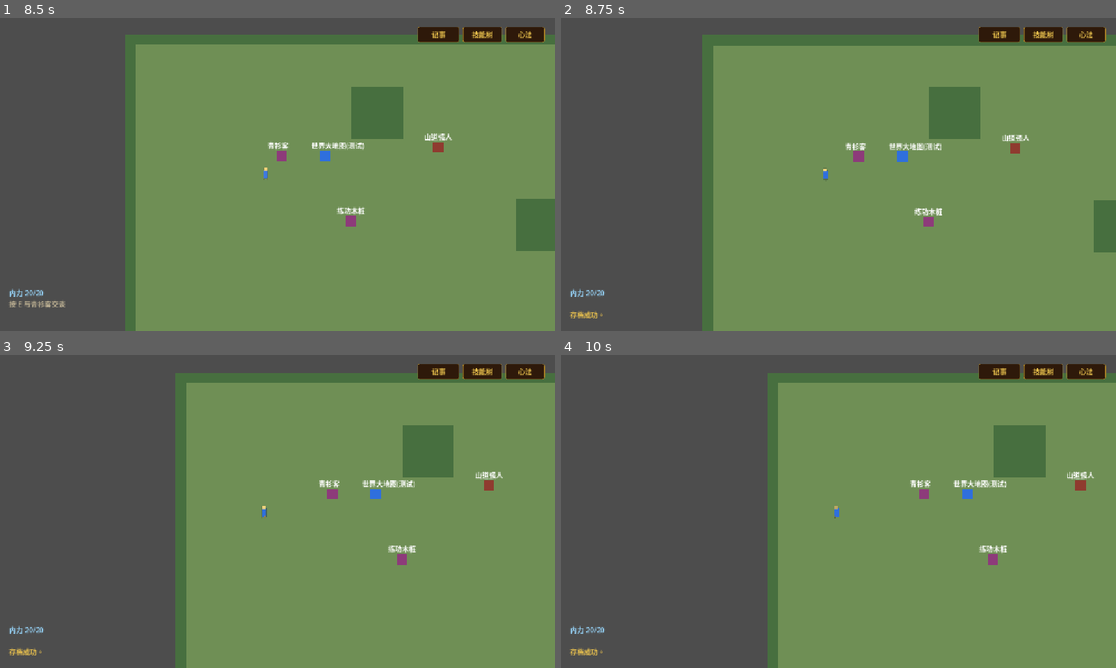
Above: before the commit, frames 1-4 (two rows, left to right).
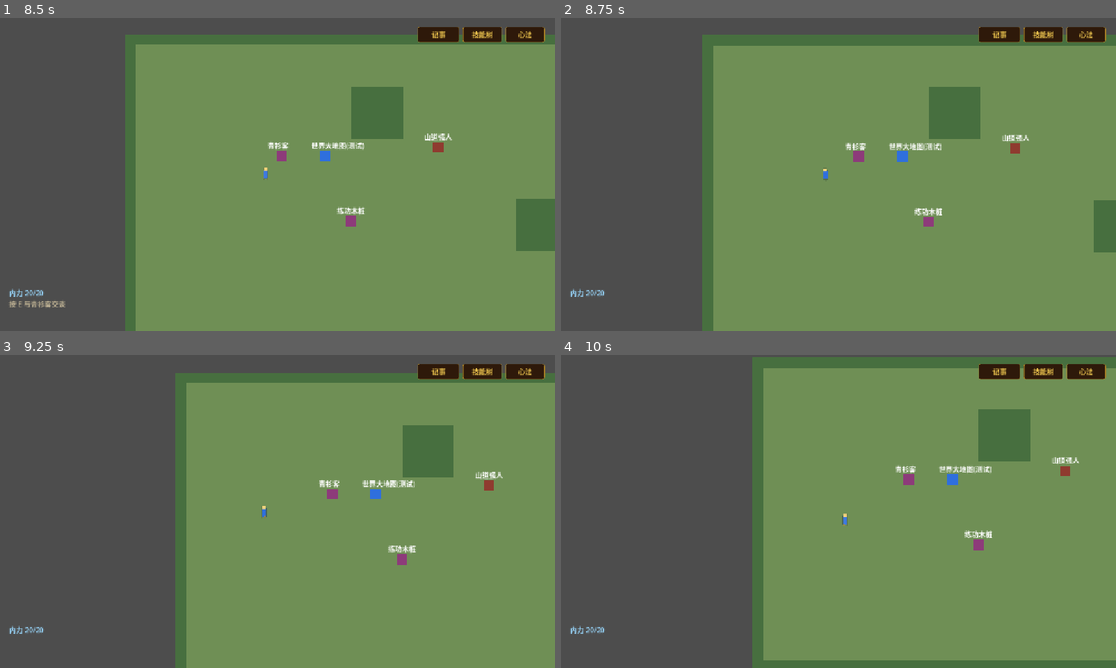
Above: after the commit, the same moments.

Repository: zhangyebo1991/liangyusheng-qunxiazhuan
Game: Godot game, scene res://scenes/boot.tscn
Two runs of this game, one before a commit and one after it. Both use one fixed random seed, a clock stepped at 60 frames per second and the inputs below.
Inputs (mouse positions are in pixels of both pictures, inside the frame that each line leads up to):
- Up to frame 1 (8.5 s): click "开始新游戏" at 0.5 s; click "记事" at 1.25 s; click "技能树" at 2 s; click "心法" at 2.75 s; click "关闭" at 3.5 s; tap Enter (confirm) at 4.25, 5.75 s; move the mouse to (405, 155) at 4.27 s; hold D (move_right) 4.28-5 s; hold E (interact) 4.28-5 s; click (405, 155) at 4.42 s; tap Space at 4.52, 6.02, 7.52, 8.27 s; tap J (journal) at 4.55, 5.85, 6.8 s; click "关闭" at 5 s; move the mouse to (316, 155) at 5.77 s; hold S (move_down) 5.78-6.53 s; click (316, 155) at 5.92 s; tap E (interact) at 6.05, 7.35 s; move the mouse to (382, 187) at 6.52 s; hold D (move_right) 6.53-7.28 s; hold Enter (confirm) 6.53-7.28 s; click (382, 187) at 6.67 s; move the mouse to (432, 96) at 7.27 s; hold W (move_up) 7.28-8.03 s; click (432, 96) at 7.42 s; move the mouse to (444, 221) at 8.02 s; hold A (move_left) from 8.03 s (still down); hold J (journal) from 8.03 s (still down); click (444, 221) at 8.17 s
- Up to frame 2 (8.75 s): keep holding A (move_left); keep holding J (journal); tap Escape (cancel) at 8.65 s
- Up to frame 3 (9.25 s): keep holding A (move_left); move the mouse to (111, 464) at 8.77 s; release J (journal) at 8.78 s; tap Tab at 8.85 s; click (111, 464) at 8.92 s; tap Space at 9.02 s; tap E (interact) at 9.05 s
- Up to frame 4 (10 s): tap M (map, bound only after the commit) at 9.4 s; release A (move_left) at 9.5 s; click (827, 502) at 9.5 s, where only the run after the commit has a clickable "长安"

Frame 1 is identical in both runs. In frame 2, less than 0.1% of the frame differs, in the area x 1-8%, y 93-96%; in frame 3, less than 0.1%; in frame 4, 13%, in the area x 1-100%, y 0-100%.

Commit message:
feat: 实现全屏水墨风大地图及自动寻路功能
1. 新增全屏江湖原画大地图，支持动态缩放和精准坐标对齐。
2. 实现基于 AStar2D 的大地图网格寻路系统，支持点击移动。
3. 增强角色控制器，支持自动移动及 WASD 无缝打断逻辑。
4. 优化 UI 视觉效果：增加水墨晕染反馈、呼吸灯主角标记及艺术标题。
5. 调整快捷键：按 M 开关大地图，Esc 关闭 UI，Ctrl+S 保存存档。

Diff:
--- a/project.godot
+++ b/project.godot
@@ -61,3 +61,11 @@
 "deadzone": 0.5,
 "events": [Object(InputEventKey,"resource_local_to_scene":false,"resource_name":"","device":-1,"window_id":0,"alt_press …(191 unchanged characters)…
 }
+map={
+"deadzone": 0.5,
+"events": [Object(InputEventKey,"resource_local_to_scene":false,"resource_name":"","device":-1,"window_id":0,"alt_pressed":false,"shift_pressed":false,"ctrl_pressed":false,"meta_pressed":false,"pressed":false,"keycode":77,"physical_keycode":0,"key_label":0,"unicode":0,"location":0,"echo":false,"script":null)]
+}
+save={
+"deadzone": 0.5,
+"events": [Object(InputEventKey,"resource_local_to_scene":false,"resource_name":"","device":-1,"window_id":0,"alt_pressed":false,"shift_pressed":false,"ctrl_pressed":false,"meta_pressed":false,"pressed":false,"keycode":83,"physical_keycode":0,"key_label":0,"unicode":0,"location":0,"echo":false,"script":null,"ctrl_pressed":true)]
+}
--- a/scripts/scenes/map_screen_base.gd
+++ b/scripts/scenes/map_screen_base.gd
@@ -37,6 +37,7 @@
 var fallback_spawn: Vector2 = Vector2(160, 320)
 var background_color: Color = Color("#6f8f55")
 var obstacle_color: Color = Color("#476f3f")
+var world_map_ui = null
 
 func configure_map(next_map_id: String, next_fallback_spawn: Vector2, next_background_color: Color, next_obstacle_color: Color) -> void:
 	map_id = next_map_id
@@ -58,6 +59,22 @@
 	_update_nearest_interactable()
 
 func _unhandled_input(event: InputEvent) -> void:
+	if event.is_action_pressed("map"):
+		_toggle_world_map()
+		return
+	if event.is_action_pressed("cancel"):
+		if world_map_ui != null:
+			_close_world_map()
+			return
+		if journal_is_open:
+			_close_journal()
+			return
+		return
+	if event.is_action_pressed("save"):
+		var game_state = _get_game_state()
+		var success = game_state != null and game_state.save_to_path("user://save_01.json")
+		hud.show_message("存档成功。" if success else "存档失败。")
+		return
 	if event.is_action_pressed("journal"):
 		if journal_is_open:
 			_close_journal()
@@ -71,10 +88,21 @@
 		return
 	if event.is_action_pressed("inventory"):
 		_toggle_inventory()
-	elif event.is_action_pressed("cancel"):
-		var game_state = _get_game_state()
-		var success = game_state != null and game_state.save_to_path("user://save_01.json")
-		hud.show_message("存档成功。" if success else "存档失败。")
+
+func _toggle_world_map() -> void:
+	if world_map_ui == null:
+		var WorldMapUIScript = load("res://scripts/scenes/world_map_ui_screen.gd")
+		world_map_ui = WorldMapUIScript.new()
+		world_map_ui.setup(player)
+		world_map_ui.close_requested.connect(_close_world_map)
+		add_child(world_map_ui)
+	else:
+		_close_world_map()
+
+func _close_world_map() -> void:
+	if world_map_ui != null:
+		world_map_ui.queue_free()
+		world_map_ui = null
 
 func _load_map_data() -> void:
 	var data_repository = _get_data_repository()
--- a/scripts/scenes/player_controller.gd
+++ b/scripts/scenes/player_controller.gd
@@ -10,6 +10,11 @@
 var facing: String = "down"
 var current_interactable = null
 var sprite: AnimatedSprite2D
+
+# 自动寻路变量
+var target_path: Array[Vector2] = []
+var is_auto_moving: bool = false
+var path_tolerance: float = 8.0
 
 func _ready() -> void:
 	sprite = AnimatedSprite2D.new()
@@ -27,11 +32,51 @@
 
 func _physics_process(_delta: float) -> void:
 	var input_vector = Input.get_vector("move_left", "move_right", "move_up", "move_down")
-	velocity = input_vector * speed
+
+	# 手动打断自动移动
+	if input_vector != Vector2.ZERO and is_auto_moving:
+		stop_auto_move()
+
+	if is_auto_moving and target_path.size() > 0:
+		_process_auto_move()
+	else:
+		velocity = input_vector * speed
+		move_and_slide()
+		_update_facing(input_vector)
+		_update_animation(input_vector)
+
+	position_changed.emit(global_position)
+
+func _process_auto_move() -> void:
+	if target_path.is_empty():
+		is_auto_moving = false
+		return
+
+	var target = target_path[0]
+	if global_position.distance_to(target) <= path_tolerance:
+		target_path.remove_at(0)
+		if target_path.is_empty():
+			is_auto_moving = false
+			velocity = Vector2.ZERO
+			_update_animation(Vector2.ZERO)
+			return
+		target = target_path[0]
+
+	var direction = global_position.direction_to(target)
+	velocity = direction * speed
 	move_and_slide()
-	_update_facing(input_vector)
-	_update_animation(input_vector)
-	position_changed.emit(global_position)
+	_update_facing(direction)
+	_update_animation(direction)
+
+func start_auto_move(path: Array[Vector2]) -> void:
+	if path.is_empty():
+		return
+	target_path = path
+	is_auto_moving = true
+
+func stop_auto_move() -> void:
+	is_auto_moving = false
+	target_path.clear()
 
 func _unhandled_input(event: InputEvent) -> void:
 	if event.is_action_pressed("interact") and current_interactable != null:
--- /dev/null
+++ b/scripts/scenes/world_map_ui_screen.gd
@@ -0,0 +1,243 @@
+extends CanvasLayer
+
+# 全屏大地图 UI 场景 - 终极艺术重构版 (稳定对齐版)
+# 目标：还原画轴质感，解决坐标偏移，提升审美上限
+
+const UiTheme = preload("res://scripts/core/ui_theme.gd")
+const NavigationSystemScript = preload("res://scripts/systems/world_navigation_system.gd")
+
+signal close_requested
+
+var nav_system = NavigationSystemScript.new()
+var world_config: Dictionary = {}
+var player_node = null
+
+# 布局常量
+var map_scale: float = 0.2
+var map_offset: Vector2 = Vector2.ZERO
+
+# UI 节点
+var map_container: Control
+var scroll_body: Panel
+var map_texture_rect: TextureRect
+var ink_layer: Node2D
+var landmarks_node: Control
+var player_marker: Control
+
+func _ready() -> void:
+	_load_world_config()
+	_setup_ui()
+	_initialize_navigation()
+	_draw_world()
+	_play_open_animation()
+
+func setup(player) -> void:
+	player_node = player
+
+func _load_world_config() -> void:
+	var file = FileAccess.open("res://data/world_map_config.json", FileAccess.READ)
+	if file:
+		world_config = JSON.parse_string(file.get_as_text())
+	else:
+		push_error("无法加载世界地图配置")
+
+func _setup_ui() -> void:
+	# 根容器
+	map_container = Control.new()
+	map_container.set_anchors_preset(Control.PRESET_FULL_RECT)
+	add_child(map_container)
+
+	# 遮罩层 (深黑)
+	var overlay = ColorRect.new()
+	overlay.color = Color(0, 0, 0, 1.0)
+	overlay.set_anchors_preset(Control.PRESET_FULL_RECT)
+	map_container.add_child(overlay)
+
+	# --- 地图图片容器 (占满全屏) ---
+	map_texture_rect = TextureRect.new()
+	map_texture_rect.set_anchors_preset(Control.PRESET_FULL_RECT)
+	map_texture_rect.stretch_mode = TextureRect.STRETCH_KEEP_ASPECT_CENTERED
+	map_texture_rect.expand_mode = TextureRect.EXPAND_IGNORE_SIZE
+	map_container.add_child(map_texture_rect)
+
+	# --- 顶部大标题 (在地图之后添加，确保在顶层) ---
+	var title_container = Control.new()
+	title_container.set_anchors_preset(Control.PRESET_CENTER_TOP)
+	title_container.offset_top = 5 # <-- 修改这里调整标题垂直位置
+	title_container.offset_left = -230
+	map_container.add_child(title_container)
+
+	var title_label = Label.new()
+	title_label.text = "江 湖 地 图"
+	title_label.add_theme_font_size_override("font_size", 48)
+	title_label.add_theme_color_override("font_color", Color("#f4ebd0"))
+	title_label.horizontal_alignment = HORIZONTAL_ALIGNMENT_CENTER
+	title_label.set_anchors_preset(Control.PRESET_CENTER_TOP)
+	title_label.add_theme_constant_override("shadow_outline_size", 6)
+	title_label.add_theme_color_override("font_shadow_color", Color(0, 0, 0, 0.9))
+	title_container.add_child(title_label)
+
+	var map_path = "res://assets/world_map_bg.png"
+	var map_tex = null
+	if FileAccess.file_exists(map_path):
+		if ResourceLoader.exists(map_path, "Texture2D"):
+			map_tex = load(map_path)
+		if not map_tex:
+			var img = Image.load_from_file(ProjectSettings.globalize_path(map_path))
+			if img:
+				img.convert(Image.FORMAT_RGBA8)
+				map_tex = ImageTexture.create_from_image(img)
+
+	if map_tex:
+		map_texture_rect.texture = map_tex
+
+	# 初始化缩放与偏移
+	_calculate_scaling()
+
+	# 内容层
+	ink_layer = Node2D.new()
+	map_texture_rect.add_child(ink_layer)
+
+	landmarks_node = Control.new()
+	landmarks_node.set_anchors_preset(Control.PRESET_FULL_RECT)
+	map_texture_rect.add_child(landmarks_node)
+
+	# 底部提示
+	var hint = Label.new()
+	hint.text = "【 鼠标点击寻路 · WASD 中断移动 · M/ESC 关闭地图 】"
+	hint.set_anchors_preset(Control.PRESET_CENTER_BOTTOM)
+	hint.offset_bottom = -20
+	hint.add_theme_color_override("font_color", Color("#d7ccc8"))
+	map_container.add_child(hint)
+
+func _calculate_scaling() -> void:
+	var world_size = Vector2(4000, 3000)
+	var view_size = get_viewport().get_visible_rect().size
+
+	# 现在占满全屏，无需 Margin
+	var s_x = view_size.x / world_size.x
+	var s_y = view_size.y / world_size.y
+	map_scale = min(s_x, s_y)
+
+	map_offset = (view_size / 2.0) - (world_size / 2.0 * map_scale)
+
+func _initialize_navigation() -> void:
+	nav_system.setup_grid(Vector2(4000, 3000), 40)
+
+func _draw_world() -> void:
+	# 1. 区域边界
+	for region in world_config.get("regions", []):
+		var poly = Polygon2D.new()
+		var points = PackedVector2Array()
+		for p in region.get("boundary", []):
+			points.append(_world_to_screen(Vector2(p[0], p[1])))
+		poly.polygon = points
+		var c = Color(region.get("color", "#000000"))
+		c.a = 0.06
+		poly.color = c
+		ink_layer.add_child(poly)
+
+	# 2. 地标
+	for l in world_config.get("landmarks", []):
+		var pos = l.get("position", {"x":0, "y":0})
+		var screen_pos = _world_to_screen(Vector2(pos.x, pos.y))
+
+		var container = Control.new()
+		container.position = screen_pos
+		landmarks_node.add_child(container)
+
+		var dot = ColorRect.new()
+		dot.size = Vector2(6, 6)
+		dot.position = Vector2(-3, -3)
+		dot.color = Color("#3e2723")
+		container.add_child(dot)
+
+		var btn = Button.new()
+		btn.text = l.get("name", "")
+		btn.flat = true
+		btn.add_theme_color_override("font_color", Color("#3e2723"))
+		btn.add_theme_font_size_override("font_size", 16)
+		btn.position = Vector2(8, -12)
+		btn.pressed.connect(_on_landmark_clicked.bind(Vector2(pos.x, pos.y)))
+		container.add_child(btn)
+
+	_draw_player_marker()
+
+func _draw_player_marker() -> void:
+	if player_node == null: return
+	var screen_pos = _world_to_screen(player_node.global_position)
+	player_marker = Control.new()
+	player_marker.position = screen_pos
+	landmarks_node.add_child(player_marker)
+
+	var pulse = Control.new()
+	pulse.script = GDScript.new()
+	pulse.set_script(_get_pulse_script())
+	player_marker.add_child(pulse)
+
+	var icon = ColorRect.new()
+	icon.size = Vector2(12, 12)
+	icon.position = Vector2(-6, -6)
+	icon.color = Color("#ff1744")
+	player_marker.add_child(icon)
+
+	var label = Label.new()
+	label.text = "少 侠"
+	label.add_theme_font_size_override("font_size", 14)
+	label.add_theme_color_override("font_color", Color("#ff1744"))
+	label.position = Vector2(-15, -28)
+	player_marker.add_child(label)
+
+func _get_pulse_script() -> GDScript:
+	var s = GDScript.new()
+	s.source_code = "extends Control\nvar t=0.0\nfunc _process(d):\n\tt+=d*3.0\n\tqueue_redraw()\nfunc _draw():\n\tvar s=(sin(t)+1.0)/2.0\n\tdraw_circle(Vector2.ZERO,10.0+s*15.0,Color(1,0,0,(1.0-s)*0.6))"
+	s.reload()
+	return s
+
+func _world_to_screen(world_pos: Vector2) -> Vector2:
+	var global_v = world_pos * map_scale + map_offset
+	return map_texture_rect.make_canvas_position_local(global_v)
+
+func _screen_to_world(screen_pos: Vector2) -> Vector2:
+	var global_v = map_texture_rect.get_screen_transform() * screen_pos
+	return (global_v - map_offset) / map_scale
+
+func _on_landmark_clicked(world_pos: Vector2) -> void:
+	_start_auto_move_to(world_pos)
+
+func _start_auto_move_to(world_pos: Vector2) -> void:
+	if player_node:
+		var path = nav_system.get_path_to_point(player_node.global_position, world_pos)
+		if not path.is_empty():
+			player_node.start_auto_move(path)
+			close_requested.emit()
+
+func _input(event: InputEvent) -> void:
+	if event is InputEventMouseButton and event.pressed and event.button_index == MOUSE_BUTTON_LEFT:
+		var world_pos = _screen_to_world(event.position)
+		_create_ink_ripple(event.position)
+		_start_auto_move_to(world_pos)
+		get_viewport().set_input_as_handled()
+	if event.is_action_pressed("map") or event.is_action_pressed("cancel"):
+		close_requested.emit()
+		get_viewport().set_input_as_handled()
+
+func _create_ink_ripple(pos: Vector2) -> void:
+	var ripple = Node2D.new()
+	ripple.position = map_texture_rect.make_canvas_position_local(pos)
+	var s = GDScript.new()
+	s.source_code = "extends Node2D\nvar r=0.0\nvar a=0.8\nfunc _process(d):\n\tr+=150*d\n\ta-=1.8*d\n\tqueue_redraw()\n\tif a<=0:queue_free()\nfunc _draw():\n\tdraw_circle(Vector2.ZERO,r,Color(0,0,0,a*0.3))\n\tdraw_arc(Vector2.ZERO,r,0,TAU,32,Color(0,0,0,a),1.5)"
+	s.reload()
+	ripple.set_script(s)
+	ink_layer.add_child(ripple)
+
+func _play_open_animation() -> void:
+	map_container.modulate.a = 0
+	var tween = create_tween()
+	tween.tween_property(map_container, "modulate:a", 1.0, 0.5).set_trans(Tween.TRANS_SINE)
+
+	# 对整个地图纹理进行缩放进入动画
+	map_texture_rect.scale = Vector2(0.95, 0.95)
+	map_texture_rect.pivot_offset = map_texture_rect.size / 2.0
+	var tween_map = create_tween()
+	tween_map.tween_property(map_texture_rect, "scale", Vector2.ONE, 0.5).set_trans(Tween.TRANS_QUINT).set_ease(Tween.EASE_OUT)
--- /dev/null
+++ b/scripts/systems/world_navigation_system.gd
@@ -0,0 +1,81 @@
+extends RefCounted
+
+# 大地图寻路系统
+# 使用 AStar2D 实现基于网格的寻路
+
+var astar = AStar2D.new()
+var grid_step: int = 40
+var map_size: Vector2 = Vector2.ZERO
+var grid_width: int = 0
+var grid_height: int = 0
+
+# 初始化网格
+func setup_grid(size: Vector2, step: int) -> void:
+	map_size = size
+	grid_step = step
+	grid_width = int(size.x / step) + 1
+	grid_height = int(size.y / step) + 1
+
+	astar.clear()
+
+	# 添加所有网格点
+	for y in range(grid_height):
+		for x in range(grid_width):
+			var id = _get_id(x, y)
+			var pos = Vector2(x * grid_step, y * grid_step)
+			astar.add_point(id, pos)
+
+	# 连接相邻网格点（8方向）
+	for y in range(grid_height):
+		for x in range(grid_width):
+			var id = _get_id(x, y)
+
+			# 右，下，右下，左下
+			var neighbors = [
+				Vector2i(x + 1, y),
+				Vector2i(x, y + 1),
+				Vector2i(x + 1, y + 1),
+				Vector2i(x - 1, y + 1)
+			]
+
+			for n in neighbors:
+				if n.x >= 0 and n.x < grid_width and n.y >= 0 and n.y < grid_height:
+					var nid = _get_id(n.x, n.y)
+					astar.connect_points(id, nid)
+
+# 设置点是否可用（阻挡逻辑）
+func set_point_disabled(world_pos: Vector2, disabled: bool) -> void:
+	var coords = _world_to_grid(world_pos)
+	if _is_in_bounds(coords.x, coords.y):
+		var id = _get_id(coords.x, coords.y)
+		astar.set_point_disabled(id, disabled)
+
+# 获取寻路路径
+func get_path_to_point(from: Vector2, to: Vector2) -> Array[Vector2]:
+	var from_coords = _world_to_grid(from)
+	var to_coords = _world_to_grid(to)
+
+	if not _is_in_bounds(from_coords.x, from_coords.y) or not _is_in_bounds(to_coords.x, to_coords.y):
+		return []
+
+	var from_id = _get_id(from_coords.x, from_coords.y)
+	var to_id = _get_id(to_coords.x, to_coords.y)
+
+	var path_points = astar.get_point_path(from_id, to_id)
+	var result: Array[Vector2] = []
+	for p in path_points:
+		result.append(p)
+	return result
+
+# 辅助方法
+func _get_id(x: int, y: int) -> int:
+	return y * grid_width + x
+
+func _world_to_grid(world_pos: Vector2) -> Vector2i:
+	return Vector2i(
+		int(round(world_pos.x / grid_step)),
+		int(round(world_pos.y / grid_step))
+	)
+
+func _is_in_bounds(x: int, y: int) -> bool:
+	return x >= 0 and x < grid_width and y >= 0 and y < grid_height
--- /dev/null
+++ b/tests/test_world_navigation_system.gd
@@ -0,0 +1,29 @@
+extends RefCounted
+
+const NavigationSystemScript = preload("res://scripts/systems/world_navigation_system.gd")
+
+func run(assertions) -> void:
+	var nav = NavigationSystemScript.new()
+	# 初始化一个 1000x1000 的网格，步长为 50
+	nav.setup_grid(Vector2(1000, 1000), 50)
+
+	# 测试基本寻路：从 (0,0) 到 (100,100)
+	var path = nav.get_path_to_point(Vector2(0, 0), Vector2(100, 100))
+	assertions.assert_true(path.size() > 0, "基本寻路：应该能找到路径")
+	assertions.assert_eq(path[0], Vector2(0, 0), "路径起点应为 (0,0)")
+	# 50px 步长，(100,100) 应该是网格点
+	assertions.assert_eq(path[-1], Vector2(100, 100), "路径终点应为 (100,100)")
+
+	# 测试阻挡逻辑
+	# 假设我们在 (50, 50) 设置一个阻挡
+	nav.set_point_disabled(Vector2(50, 50), true)
+	var path_blocked = nav.get_path_to_point(Vector2(0, 0), Vector2(100, 100))
+	assertions.assert_true(path_blocked.size() > 0, "绕路测试：即使中间有阻挡也应能找到路径")
+	for point in path_blocked:
+		assertions.assert_true(point != Vector2(50, 50), "路径不应包含阻挡点 (50,50)")
+
+	# 测试坐标换算（映射到最近的网格点）
+	var path_approx = nav.get_path_to_point(Vector2(2, 3), Vector2(98, 102))
+	assertions.assert_true(path_approx.size() > 0, "模糊坐标寻路：应自动映射到最近网格点")
+	assertions.assert_eq(path_approx[0], Vector2(0, 0), "起点 (2,3) 应映射到 (0,0)")
+	assertions.assert_eq(path_approx[-1], Vector2(100, 100), "终点 (98,102) 应映射到 (100,100)")
Binary file added: assets/world_map_bg.png
